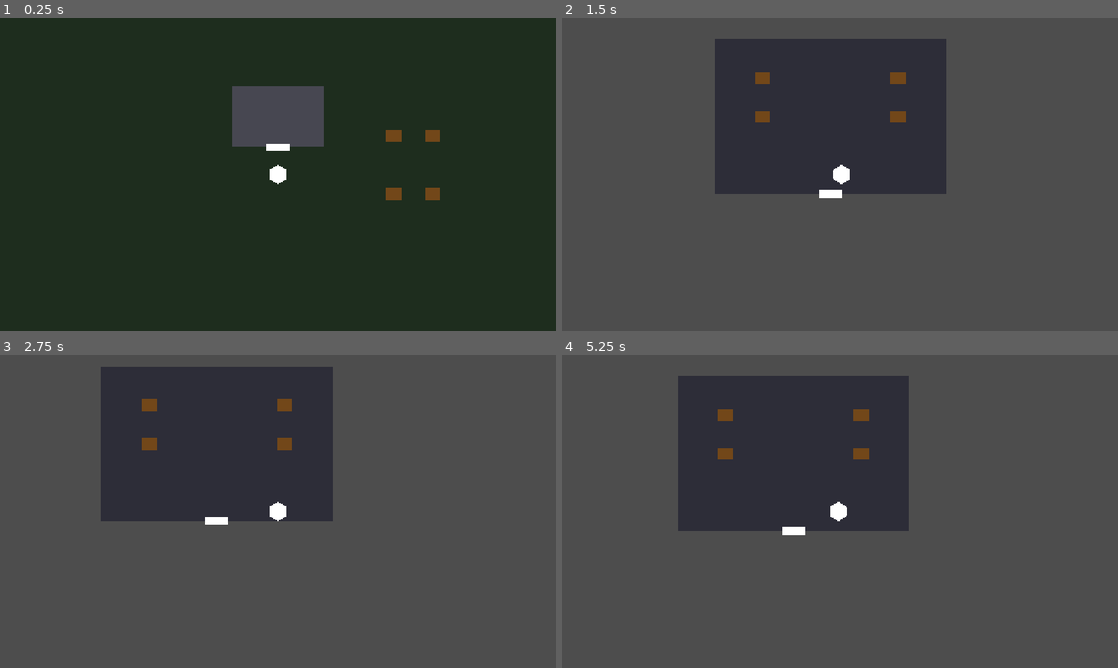
Above: before the commit, frames 1-4 (two rows, left to right).
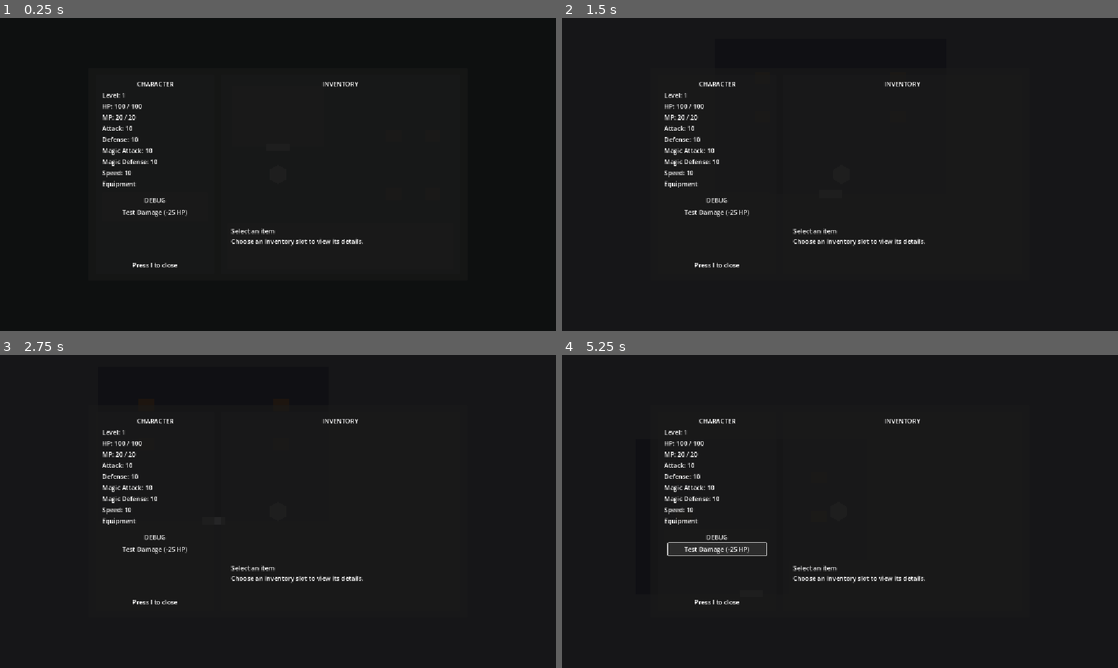
Above: after the commit, the same moments.

Repository: salexume94-pixel/Scripts
Game: Godot game, scene res://scenes/World.tscn
Two runs of this game, one before a commit and one after it. Both use one fixed random seed, a clock stepped at 60 frames per second and the inputs below.
Inputs (mouse positions are in pixels of both pictures, inside the frame that each line leads up to):
- Up to frame 1 (0.25 s): no input
- Up to frame 2 (1.5 s): click (717, 212) at 0.5 s, where only the run after the commit has a clickable "Test Damage (-25 HP)"; tap I at 1.25 s; hold Right (ui_right) from 1.28 s (still down); tap E at 1.35 s
- Up to frame 3 (2.75 s): tap I at 2, 2.1 s; release Right (ui_right) at 2.03 s; hold Down (ui_down) from 2.03 s (still down)
- Up to frame 4 (5.25 s): release Down (ui_down) at 2.75 s; click (717, 549) at 2.75 s, where only the run after the commit has a clickable "Test Damage (-25 HP)"; tap I at 3.5, 4.25, 4.35, 5 s; hold Right (ui_right) 3.53-4.28 s; tap E at 3.6, 5.1 s; hold Up (ui_up) 4.28-5.03 s; hold Left (ui_left) from 5.03 s (still down)

The runs differ from the first frame. In frame 1, 59% of the frame differs, in the area x 0-100%, y 0-100%; in frame 2, 100%; in frame 3, 100%; in frame 4, 100%.
Error after the commit: Parse Error: Cannot call non-static function "start_test_battle()" on the class "res://systems/debug_system.gd" directly. Make an instance instead. (res://ui/i…

Commit message:
Add battle test button to debug menu

Diff:
--- a/ui/inventory_character_hud.gd
+++ b/ui/inventory_character_hud.gd
@@ -39,6 +39,9 @@
 	# Start closed so the world remains active until the Player opens the HUD.
 	screen.visible = false
 	test_damage_button.pressed.connect(_on_test_damage_button_pressed)
+	var test_battle_button := get_node_or_null("Screen/Panel/Margin/Columns/CharacterPanel/CharacterMargin/CharacterVBox/DebugPanel/DebugMargin/DebugVBox/TestBattleButton") as Button
+	if test_battle_button != null:
+		test_battle_button.pressed.connect(_on_test_battle_button_pressed)
 	item_action_button.pressed.connect(_on_item_action_button_pressed)
 	test_damage_button.visible = OS.is_debug_build()
 	_set_player_movement_enabled(true)
@@ -282,6 +285,12 @@
 
 	DEBUG_SYSTEM.test_damage(player, 25)
 	_refresh_screen()
+
+
+func _on_test_battle_button_pressed() -> void:
+	# The HUD only requests the debug action. DebugSystem owns the development
+	# entry point while CombatManager owns the actual combat state transition.
+	DEBUG_SYSTEM.start_test_battle("slime")
 
 
 func _on_unequip_slot_pressed(slot: int) -> void:
